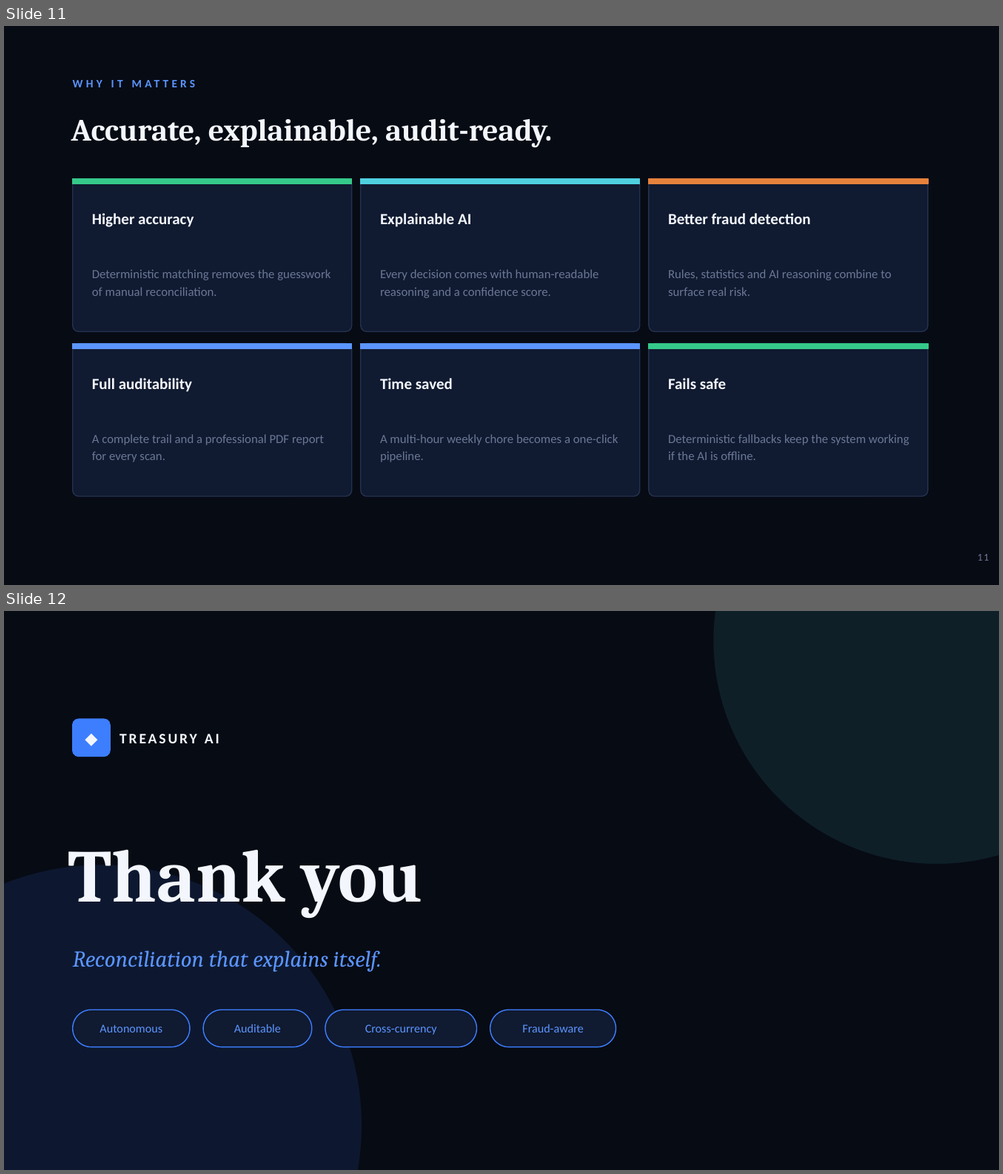
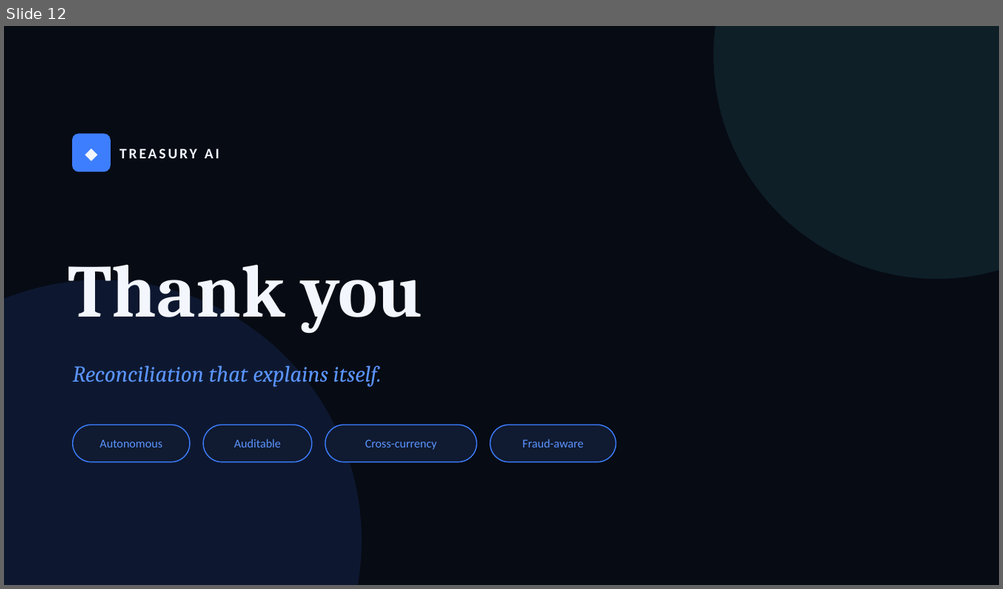
Before and after one commit to Hashreena/treasury-ai, a slide deck: Treasury-AI Pitch.pptx. Shown one above the other, each under a label of ours: slides 11 and 12 before the commit, slide 12 after it. The pictures are 1003x1174 and 1003x589 pixels, drawn with LibreOffice and Linux fonts; fonts in the diff are those of the drawing. Boxes give left, top, right and bottom in pixels: in the first picture for what was removed or moved away, otherwise in the second. Text is boxed around its words. In the diff, an @@ line names an element or a change of style, - is before the commit and + after.

Commit message:
Treasury AI System

```diff
--- a/Treasury-AI Pitch.pptx
+++ b/Treasury-AI Pitch.pptx
@@ slide 11 removed at (4,26,999,585), background #070B14 @@
@@ text removed at (73,73,669,95) @@
-WHY IT MATTERS
@@ text removed at (71,119,552,148) @@
-Accurate, explainable, audit-ready.
@@ rounded rectangle removed at (73,179,352,332) @@
@@ rectangle removed at (73,179,352,184) @@
@@ rounded rectangle removed at (361,179,640,332) @@
@@ rectangle removed at (361,179,640,184) @@
@@ rounded rectangle removed at (649,179,928,332) @@
@@ rectangle removed at (649,179,928,184) @@
@@ text removed at (92,213,193,227) @@
-Higher accuracy
@@ text removed at (380,213,471,227) @@
-Explainable AI
@@ text removed at (668,213,811,224) @@
-Better fraud detection
@@ text removed at (92,269,330,296) @@
-Deterministic matching removes the guesswork of manual reconciliation.
@@ text removed at (380,269,599,298) @@
-Every decision comes with human-readable reasoning and a confidence score.
@@ text removed at (668,269,891,296) @@
-Rules, statistics and AI reasoning combine to surface real risk.
@@ rounded rectangle removed at (73,344,352,497) @@
@@ rectangle removed at (73,344,352,349) @@
@@ rounded rectangle removed at (361,344,640,497) @@
@@ rectangle removed at (361,344,640,349) @@
@@ rounded rectangle removed at (649,344,928,497) @@
@@ rectangle removed at (649,344,928,349) @@
@@ text removed at (92,378,192,392) @@
-Full auditability
@@ text removed at (380,378,452,389) @@
-Time saved
@@ text removed at (668,378,726,389) @@
-Fails safe
@@ text removed at (92,434,324,463) @@
-A complete trail and a professional PDF report for every scan.
@@ text removed at (380,434,618,463) @@
-A multi-hour weekly chore becomes a one-click pipeline.
@@ text removed at (668,434,909,460) @@
-Deterministic fallbacks keep the system working if the AI is offline.
@@ text removed at (977,554,989,561) @@
-11
```
Also in this commit, not shown: 1 slide changed, 1 slide added, 3 other files.
